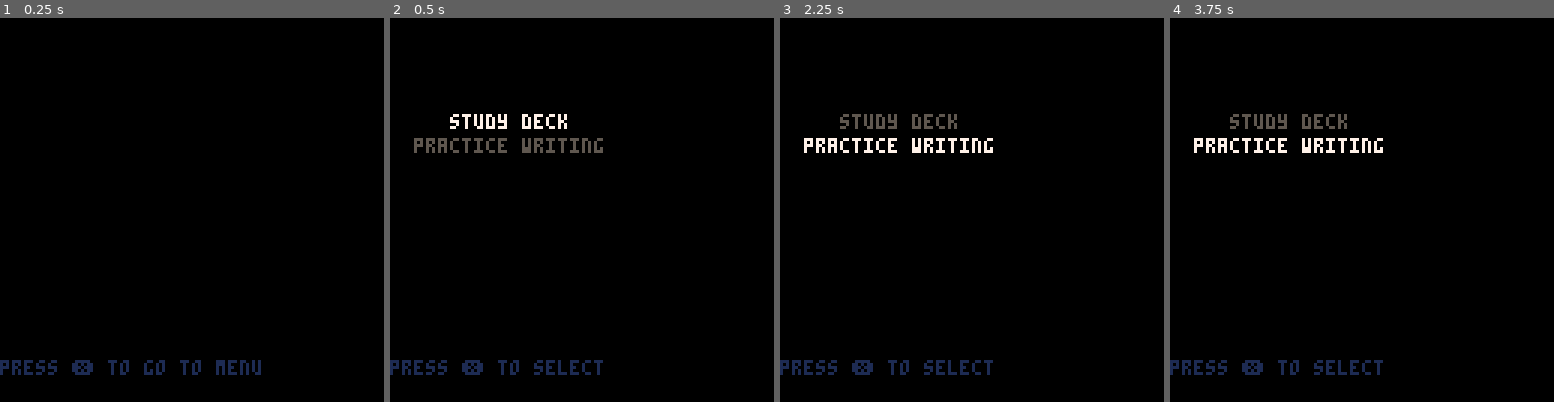
Above: before the commit, frames 1-4 (left to right).
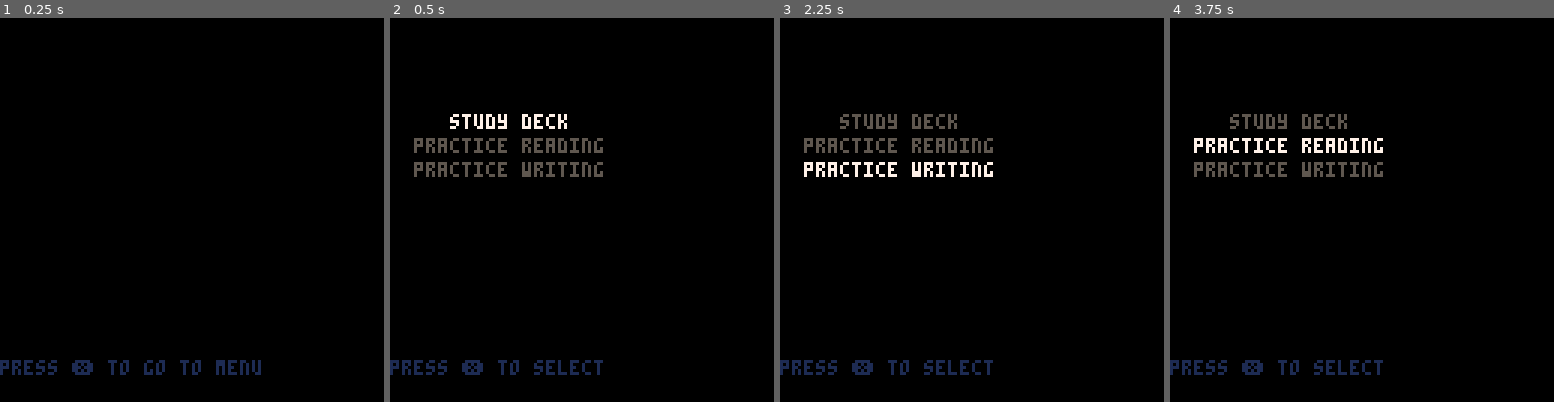
Above: after the commit, the same moments.

Repository: SestrenExsis/KanaPractice
Game: PICO-8 cartridge kana_practice.p8
Same seed, same stepped clock (60 frames per second), same inputs: the game is played once before the commit and once after it.
Inputs (mouse positions are in pixels of both pictures, inside the frame that each line leads up to):
- Up to frame 1 (0.25 s): no input
- Up to frame 2 (0.5 s): tap X (X key) at 0.33 s
- Up to frame 3 (2.25 s): click (1060, 121) at 0.67 s; tap O (Z key) at 0.7, 1.7, 2.1 s; tap X (X key) at 1.07, 1.85 s; click (826, 267) at 1.22 s; hold Right 1.6-2.1 s; hold P2 Left 1.6-2.1 s; click (887, 114) at 1.77 s; hold Up from 2.15 s (still down); hold P2 Down from 2.15 s (still down)
- Up to frame 4 (3.75 s): click (1342, 259) at 2.32 s; release Up at 2.42 s; release P2 Down at 2.42 s; hold Right 2.47-3.03 s; hold P2 Left 2.47-3.03 s; tap O (Z key) every 0.4 s from 2.5 to 3.7 s; click (1404, 106) at 2.87 s; tap X (X key) at 2.97 s; hold Left 3.08-3.58 s; hold P2 Right 3.08-3.58 s; click (1465, 256) at 3.42 s; hold Down from 3.63 s (still down); hold P2 Up from 3.63 s (still down)

Frame 1 is identical in both runs. In frame 2, 1.0% of the frame differs, in the area x 6-56%, y 31-42%; in frame 3, 1.8%; in frame 4, 1.0%.

Commit message:
Add a study reading screen

Diff:
--- a/kana_practice.p8
+++ b/kana_practice.p8
@@ -229,7 +229,7 @@
 	return res
 end
 -->8
--- screens
+-- main functions
 
 function _init()
 	inittitle()
@@ -247,6 +247,169 @@
 	drawfn()
 end
 
+-- helper functions
+
+function betweens(pt0,pt1)
+	local x0=flr(pt0.x)
+	local y0=flr(pt0.y)
+	local x1=flr(pt1.x)
+	local y1=flr(pt1.y)
+	local w=abs(x1-x0)
+	local h=abs(y1-y0)
+	local dx=0
+	if w>0 then
+		dx=(x1-x0)/w
+	end
+	local dy=0
+	if h>0 then
+		dy=(y1-y0)/h
+	end
+	local e=max(w,h)
+	local dw=2*w
+	local dh=2*h
+	local x=x0
+	local y=y0
+	local res={}
+	if w>=h then
+		while x!=x1 do
+			x+=dx
+			e+=dh
+			if e>=dw then
+				e-=dw
+				y+=dy
+			end
+			add(res,point(x,y))
+		end
+	else
+		while y!=y1 do
+			y+=dy
+			e+=dw
+			if e>=dh then
+				e-=dh
+				x+=dx
+			end
+			add(res,point(x,y))
+		end
+	end
+	return res
+end
+
+function drawkana(
+	k,   -- kana
+	x,y, -- upper left corner
+	s,   -- scale in pixels
+	c,   -- color
+	i    -- progression counter
+	) -- return type: bool
+	if (c==nil) c=_c_cut
+	if (i==nil) i=64
+	for pts in all(k.strokes) do
+		for pt in all(pts) do
+			i-=1
+			if (i<=0) break
+			if s==1 then
+				pset(x+pt.x,y+pt.y,c)
+			else
+				local top=y+s*pt.y
+				local lft=x+s*pt.x
+				local btm=top+s-1
+				local rgt=lft+s-1
+				rectfill(lft,top,rgt,btm,c)
+			end
+		end
+		i-=5
+		if (i<=0) break
+	end
+	local res=(i>0)
+	return res
+end
+
+function testinks(
+	x,y, -- upper left corner
+	s    -- scale in pixels
+	) -- return type: table
+	local res={}
+	for inks in all(_inks) do
+		local stroke={}
+		local lx=-1
+		local ly=-1
+		for ink in all(inks) do
+			local cx=flr((ink.pos.x-x)/s)
+			local cy=flr((ink.pos.y-y)/s)
+			if cx!=lx or cy!=ly then
+				add(stroke,point(cx,cy))
+			end
+			lx=cx
+			ly=cy
+		end
+		add(res,stroke)
+	end
+	return res
+end
+
+function evaluate(src,trg)
+	local tot=0
+	local pts={}
+	for i=1,#trg do
+		local pt=trg[i]
+		local index=8*pt.y+pt.x
+		pts[index]=1
+		tot+=1
+	end
+	local err=tot
+	for i=1,#src do
+		local pt=src[i]
+		local index=8*pt.y+pt.x
+		if pts[index]==nil then
+			err+=1
+		elseif pts[index]==1 then
+			err-=1
+			pts[index]=0
+		end
+	end
+	local res=err
+	return res
+end
+
+function evaluateall(src,trg)
+	local evals={}
+	local minst=min(#src,#trg)
+	local maxst=max(#src,#trg)
+	if 1<=minst then
+		for i=1,minst do
+			local tot=max(#src[i],#trg[i])
+			local err=evaluate(src[i],trg[i])
+			local eval={tot,err}
+			add(evals,eval)
+		end
+	end
+	if minst+1<=maxst then
+		for i=minst+1,maxst do
+			local tot=0
+			local err=0
+			if #src>=i then
+				tot=#src[i]
+				err=#src[i]
+			end
+			if #trg>=i then
+				tot=min(tot,#trg[i])
+				err=max(err,#trg[i])
+			end
+			local eval={tot,err}
+			add(evals,eval)
+		end
+	end
+	local tot=0
+	local err=0
+	for i=1,#evals do
+		tot+=evals[i][1]
+		err+=evals[i][2]
+	end
+	local res=evals
+	return res
+end
+
+-->8
 -- title screen
 
 function inittitle()
@@ -271,7 +434,7 @@
 	cursor(0,114,1)
 	print("press ❎ to go to menu")
 end
-
+-->8
 -- menu screen
 
 function initmenu()
@@ -286,6 +449,7 @@
 	_menuindex=1
 	_menu={
 		"   study deck   ",
+		"practice reading",
 		"practice writing"
 	}
 end
@@ -296,7 +460,8 @@
 		_menuindex=1+(_menuindex-1)%#_menu
 	if btnp(❎) then
 		if (_menuindex==1) initstudy()
-		if (_menuindex==2) initcard()
+		if (_menuindex==2) initread()
+		if (_menuindex==3) initwrite()
 	end
 end
 
@@ -310,7 +475,7 @@
 		print(text,8,8*i+24,c)
 	end
 end
-
+-->8
 -- study screen
 
 function initstudy()
@@ -369,8 +534,40 @@
 	cursor(0,114,1)
 	print("press 🅾️ to quit studying")
 end
-
--- card screen
+-->8
+-- read screen
+
+function initread()
+	_debug={
+		screen="read"
+	}
+	initfn=initread
+	updatefn=updateread
+	drawfn=drawread
+	local i=flr(rnd(#_kanakey))+1
+	_kana=_kanatbl[_kanakey[i]]
+end
+
+function updateread()
+ -- get input
+	if btnp(🅾️) then
+		initmenu()
+		return
+	elseif btnp(➡️,1) then
+		initscreen()
+		return
+	end
+end
+
+function drawread()
+	local k=_kana
+	cls(_c_cnv)
+	drawkana(k,62,3,8,_c_cut)
+	cursor(0,114,1)
+	print("press 🅾️ to quit reading")
+end
+-->8
+-- write screen
 
 -- px : x position
 -- py : y position
@@ -381,13 +578,13 @@
 -- sz : brush radius
 -- on : using brush
 
-function initcard()
+function initwrite()
 	_debug={
-		screen="card"
-	}
-	initfn=initcard
-	updatefn=updatecard
-	drawfn=drawcard
+		screen="write"
+	}
+	initfn=initwrite
+	updatefn=updatewrite
+	drawfn=drawwrite
 	palt(0,false)
 	palt(7,true)
 	_nib_px=64
@@ -405,7 +602,7 @@
 	_inks={{}}
 end
 
-function updatecard()
+function updatewrite()
 	_nib_lx=_nib_px
 	_nib_ly=_nib_py
  -- get input
@@ -490,7 +687,7 @@
 	end
 end
 
-function drawcard()
+function drawwrite()
 	local k=_kana
 	cls(_c_cnv)
 	rect(23,23,120,120,6)
@@ -540,169 +737,6 @@
 	--	print(msg,104,8*i,1)
 	--end
 end
--->8
--- helper functions
-
-function betweens(pt0,pt1)
-	local x0=flr(pt0.x)
-	local y0=flr(pt0.y)
-	local x1=flr(pt1.x)
-	local y1=flr(pt1.y)
-	local w=abs(x1-x0)
-	local h=abs(y1-y0)
-	local dx=0
-	if w>0 then
-		dx=(x1-x0)/w
-	end
-	local dy=0
-	if h>0 then
-		dy=(y1-y0)/h
-	end
-	local e=max(w,h)
-	local dw=2*w
-	local dh=2*h
-	local x=x0
-	local y=y0
-	local res={}
-	if w>=h then
-		while x!=x1 do
-			x+=dx
-			e+=dh
-			if e>=dw then
-				e-=dw
-				y+=dy
-			end
-			add(res,point(x,y))
-		end
-	else
-		while y!=y1 do
-			y+=dy
-			e+=dw
-			if e>=dh then
-				e-=dh
-				x+=dx
-			end
-			add(res,point(x,y))
-		end
-	end
-	return res
-end
-
-function drawkana(
-	k,   -- kana
-	x,y, -- upper left corner
-	s,   -- scale in pixels
-	c,   -- color
-	i    -- progression counter
-	) -- return type: bool
-	if (c==nil) c=_c_cut
-	if (i==nil) i=64
-	for pts in all(k.strokes) do
-		for pt in all(pts) do
-			i-=1
-			if (i<=0) break
-			if s==1 then
-				pset(x+pt.x,y+pt.y,c)
-			else
-				local top=y+s*pt.y
-				local lft=x+s*pt.x
-				local btm=top+s-1
-				local rgt=lft+s-1
-				rectfill(lft,top,rgt,btm,c)
-			end
-		end
-		i-=5
-		if (i<=0) break
-	end
-	local res=(i>0)
-	return res
-end
-
-function testinks(
-	x,y, -- upper left corner
-	s    -- scale in pixels
-	) -- return type: table
-	local res={}
-	for inks in all(_inks) do
-		local stroke={}
-		local lx=-1
-		local ly=-1
-		for ink in all(inks) do
-			local cx=flr((ink.pos.x-x)/s)
-			local cy=flr((ink.pos.y-y)/s)
-			if cx!=lx or cy!=ly then
-				add(stroke,point(cx,cy))
-			end
-			lx=cx
-			ly=cy
-		end
-		add(res,stroke)
-	end
-	return res
-end
-
-function evaluate(src,trg)
-	local tot=0
-	local pts={}
-	for i=1,#trg do
-		local pt=trg[i]
-		local index=8*pt.y+pt.x
-		pts[index]=1
-		tot+=1
-	end
-	local err=tot
-	for i=1,#src do
-		local pt=src[i]
-		local index=8*pt.y+pt.x
-		if pts[index]==nil then
-			err+=1
-		elseif pts[index]==1 then
-			err-=1
-			pts[index]=0
-		end
-	end
-	local res=err
-	return res
-end
-
-function evaluateall(src,trg)
-	local evals={}
-	local minst=min(#src,#trg)
-	local maxst=max(#src,#trg)
-	if 1<=minst then
-		for i=1,minst do
-			local tot=max(#src[i],#trg[i])
-			local err=evaluate(src[i],trg[i])
-			local eval={tot,err}
-			add(evals,eval)
-		end
-	end
-	if minst+1<=maxst then
-		for i=minst+1,maxst do
-			local tot=0
-			local err=0
-			if #src>=i then
-				tot=#src[i]
-				err=#src[i]
-			end
-			if #trg>=i then
-				tot=min(tot,#trg[i])
-				err=max(err,#trg[i])
-			end
-			local eval={tot,err}
-			add(evals,eval)
-		end
-	end
-	local tot=0
-	local err=0
-	for i=1,#evals do
-		tot+=evals[i][1]
-		err+=evals[i][2]
-	end
-	local res=evals
-	return res
-end
-
 __gfx__
 000100000007000000010000000100000000000000000000007eee0000111100007e000000110000001100000011000000010010000700100001001000010070
 0001eee0000e11100001111000011110070000100100007000000000000000000000000000000000000000000000000007eeee01011e1101011111010111110e
